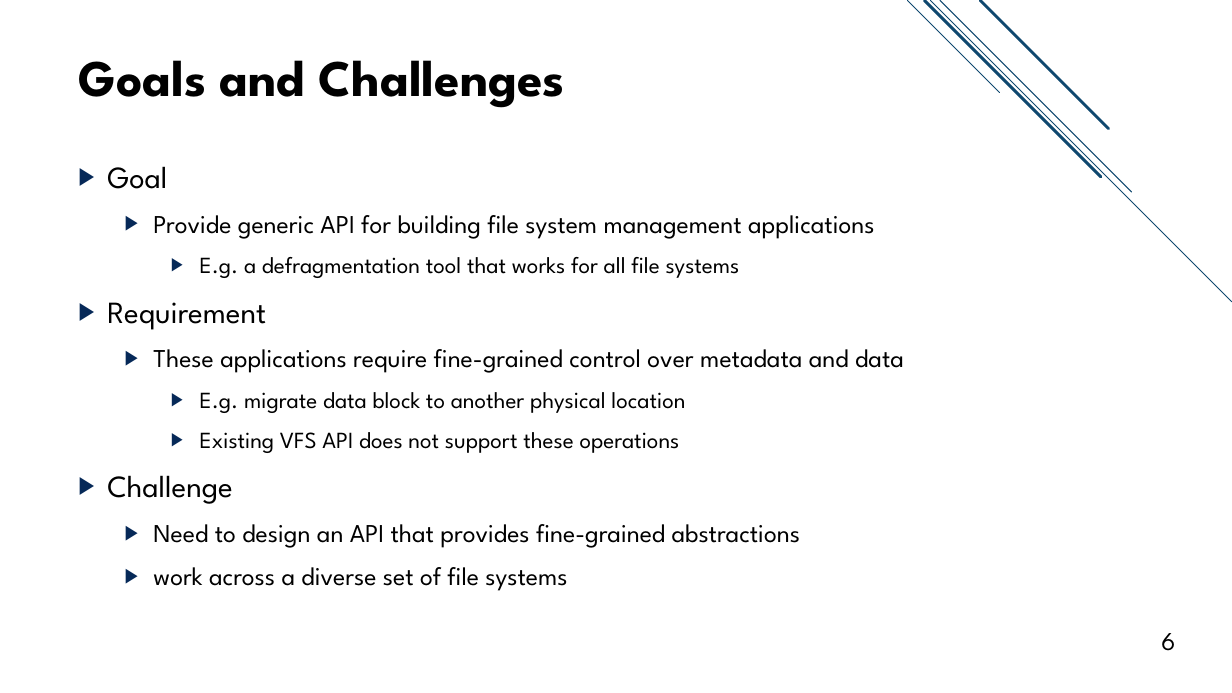
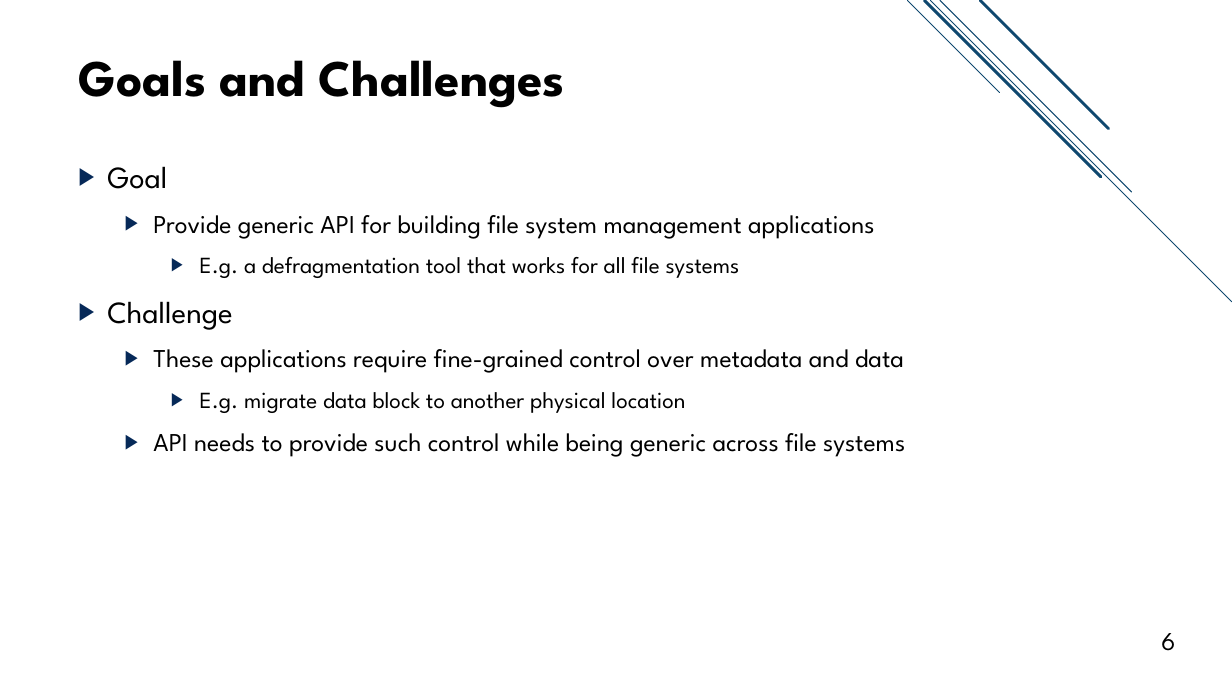
Before and after one commit to jacksun007/evfs-paper, a slide deck: slide 6 of slide/evfs_talk.pptx. Drawn at 1232x693 pixels with LibreOffice and Linux fonts; fonts in the diff are those of the drawing. Boxes give left, top, right and bottom in pixels: in the first picture for what was removed or moved away, otherwise in the second. Text is boxed around its words. In the diff, an @@ line names an element or a change of style, - is before the commit and + after.

```diff
--- a/slide/evfs_talk.pptx
+++ b/slide/evfs_talk.pptx
@@ text at (107, 301, 233, 330): text changed @@
-▶ Requirement
+▶ Challenge
@@ text at (153, 433, 905, 457): text changed @@
-    ▶ Existing VFS API does not support these operations
-▶ Challenge
-  ▶ Need to design an API that provides fine-grained abstractions
-  ▶ work across a diverse set of file systems
+  ▶ API needs to provide such control while being generic across file systems
```
Also in this commit, not shown: 6 other slides changed, 1 slide added, 3 slides removed.
